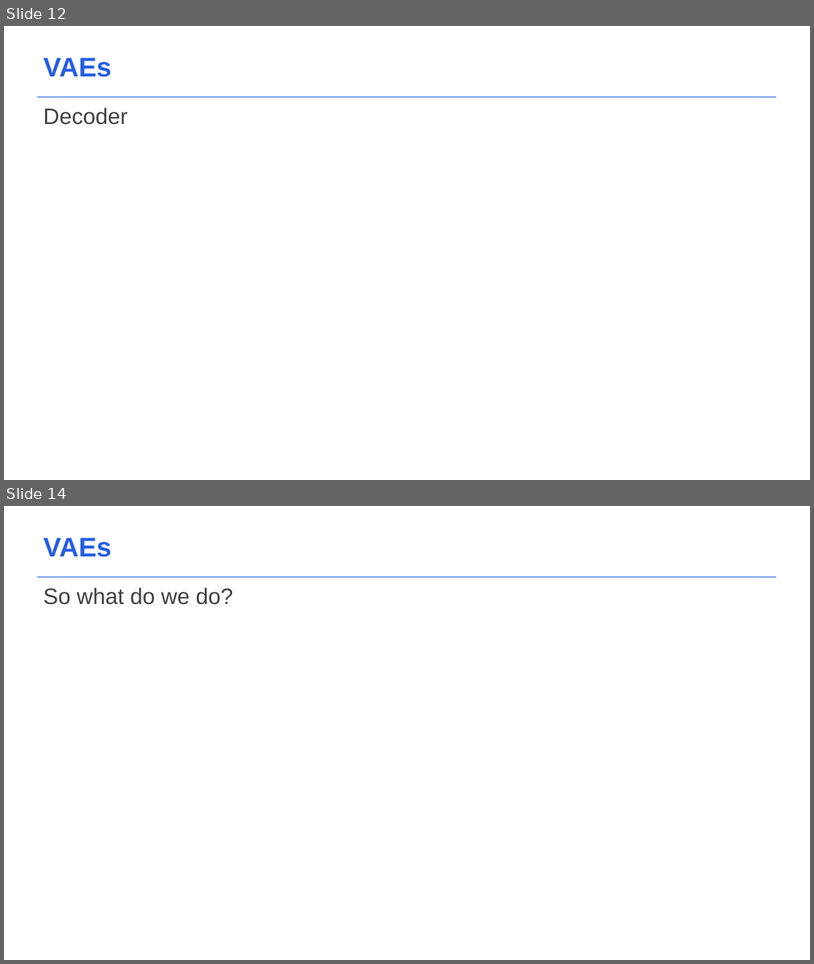
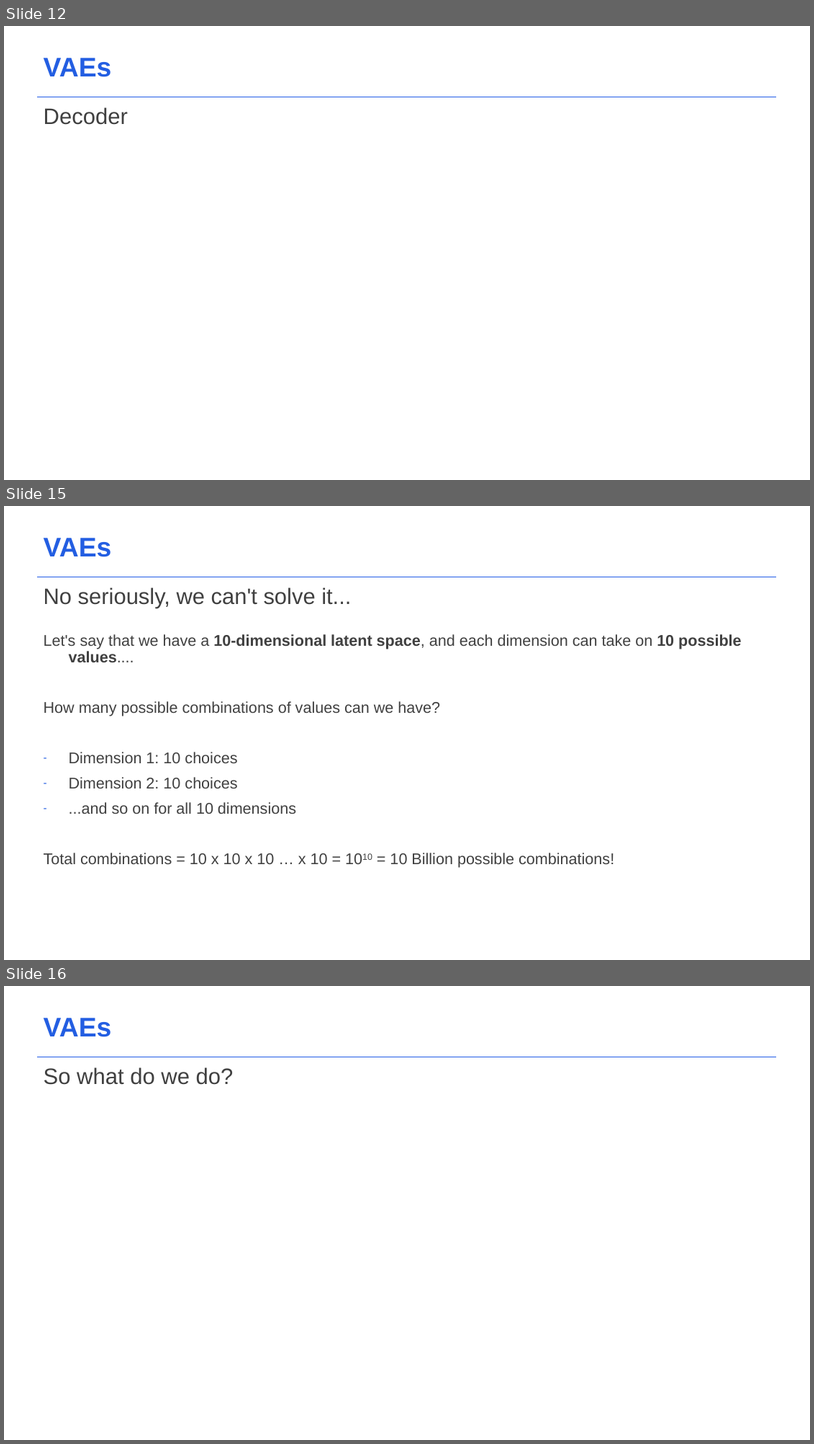
Before and after one commit to acceleratescience/diffusion-models, a slide deck: slides/3_Building-blocks.pptx. Shown one above the other, each under a label of ours: slides 12 and 14 before the commit, slides 12, 15 and 16 after it; the slides between them are not shown. The pictures are 814x964 and 814x1444 pixels, drawn with LibreOffice and Linux fonts; fonts in the diff are those of the drawing; grey boxes stand for pictures; background and template pictures are left out. Boxes give left, top, right and bottom in pixels: in the first picture for what was removed or moved away, otherwise in the second. Text is boxed around its words. In the diff, an @@ line names an element or a change of style, - is before the commit and + after.

```diff
--- a/slides/3_Building-blocks.pptx
+++ b/slides/3_Building-blocks.pptx
@@ slide 15 added at (4,506,810,960), background #FFFFFF; not listed: 1 template element that a slide beside it also shows @@
@@ text added at (44,538,112,557), 32 pt, text #235EE2, bold @@
+VAEs
@@ text added at (44,587,351,608), 26.5 pt, text #404040 @@
+No seriously, we can't solve it...
@@ text added at (44,634,742,867), 18.5 pt, text #404040 @@
+Let's say that we have a 10-dimensional latent space, and each dimension can take on 10 possible values....
+How many possible combinations of values can we have?
+– Dimension 1: 10 choices
+– Dimension 2: 10 choices
+– ...and so on for all 10 dimensions
+Total combinations = 10 x 10 x 10 … x 10 = 1010 = 10 Billion possible combinations!
@@ what was slide 14 is now slide 16 @@
```
Also in this commit, not shown: 1 slide changed, 3 other slides added, 2 other files.
